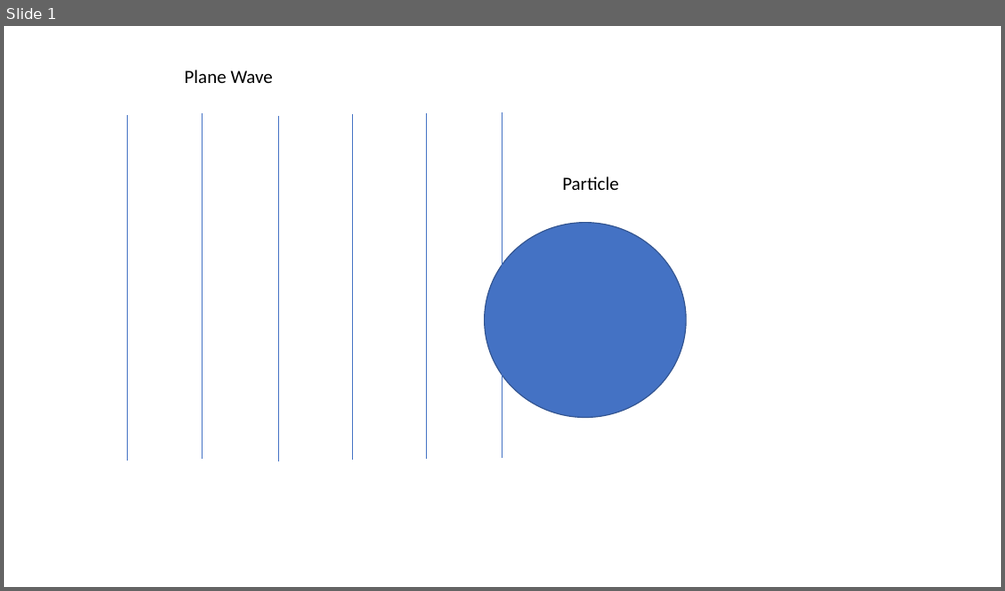
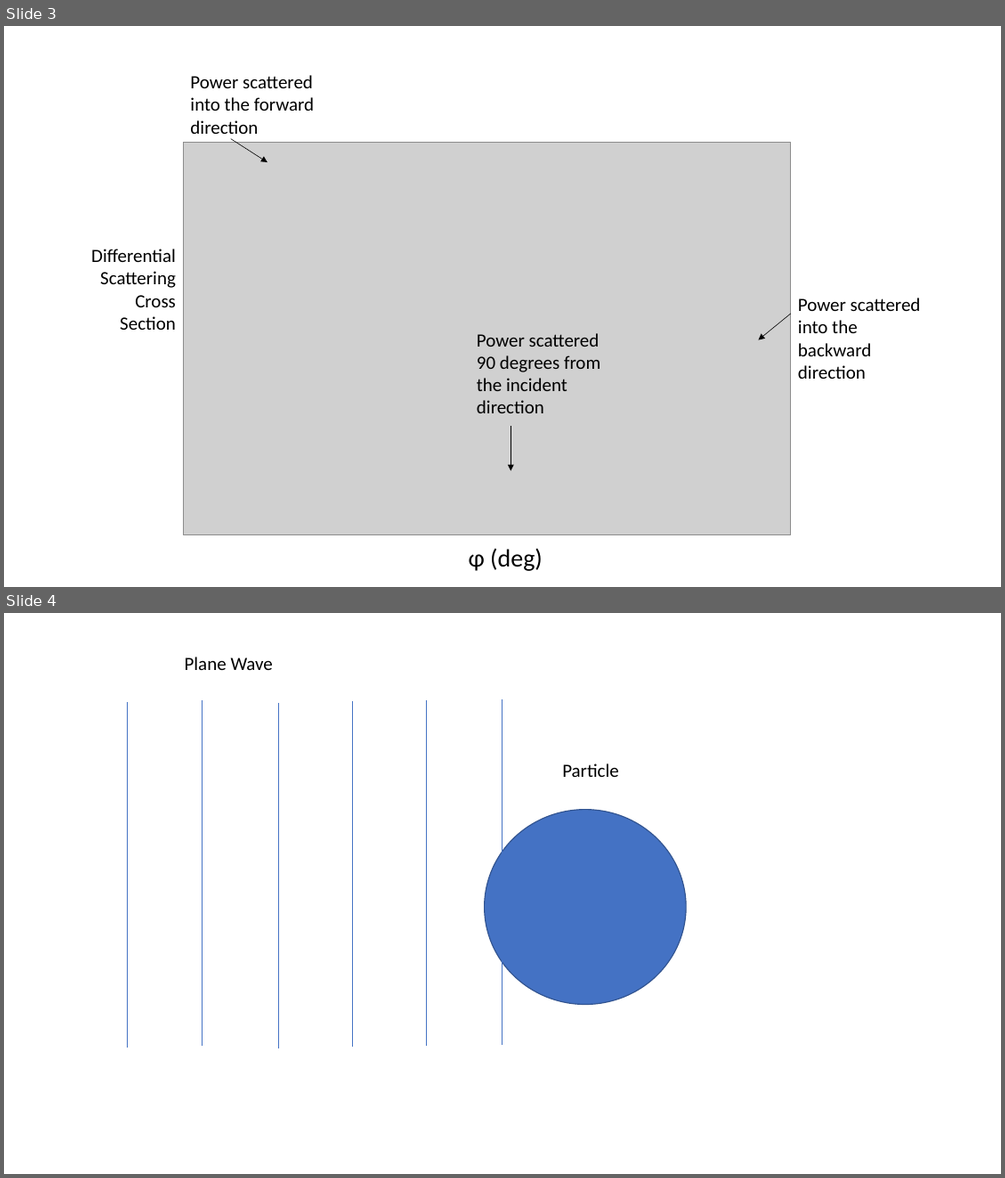
Before and after one commit to rtlines/VGF-Scattering-Code, a slide deck: Documentation/VGF_code_figures.pptx. Shown one above the other, each under a label of ours: slide 1 before the commit, slides 3 and 4 after it. The pictures are 1005x591 and 1005x1178 pixels, drawn with LibreOffice and Linux fonts; fonts in the diff are those of the drawing; grey boxes stand for pictures. Boxes give left, top, right and bottom in pixels: in the first picture for what was removed or moved away, otherwise in the second. Text is boxed around its words. In the diff, an @@ line names an element or a change of style, - is before the commit and + after.

```diff
--- a/Documentation/VGF_code_figures.pptx
+++ b/Documentation/VGF_code_figures.pptx
@@ slide 3 added at (4,26,1001,587), background #FFFFFF @@
@@ text added at (190,75,314,139), 18 pt, text #000000 @@
+Power scattered into the forward direction
@@ picture added at (184,142,792,534) @@
@@ arrow added from (231, 139) to (267, 162), #000000 0.5 pt @@
@@ text added at (91,248,176,329), 18 pt, text #000000 @@
+Differential Scattering Cross Section
@@ arrow added from (791, 313) to (759, 340), #000000 0.5 pt @@
@@ text added at (798,297,921,378), 18 pt, text #000000 @@
+Power scattered into the backward direction
@@ text added at (477,333,600,413), 18 pt, text #000000 @@
+Power scattered 90 degrees from the incident direction
@@ arrow added from (511, 426) to (511, 471), #000000 0.5 pt @@
@@ text added at (469,548,542,571), 24 pt, text #000000 @@
+φ (deg)
@@ what was slide 1 is now slide 4 @@
```
Also in this commit, not shown: 4 other slides added, 2 other files.
